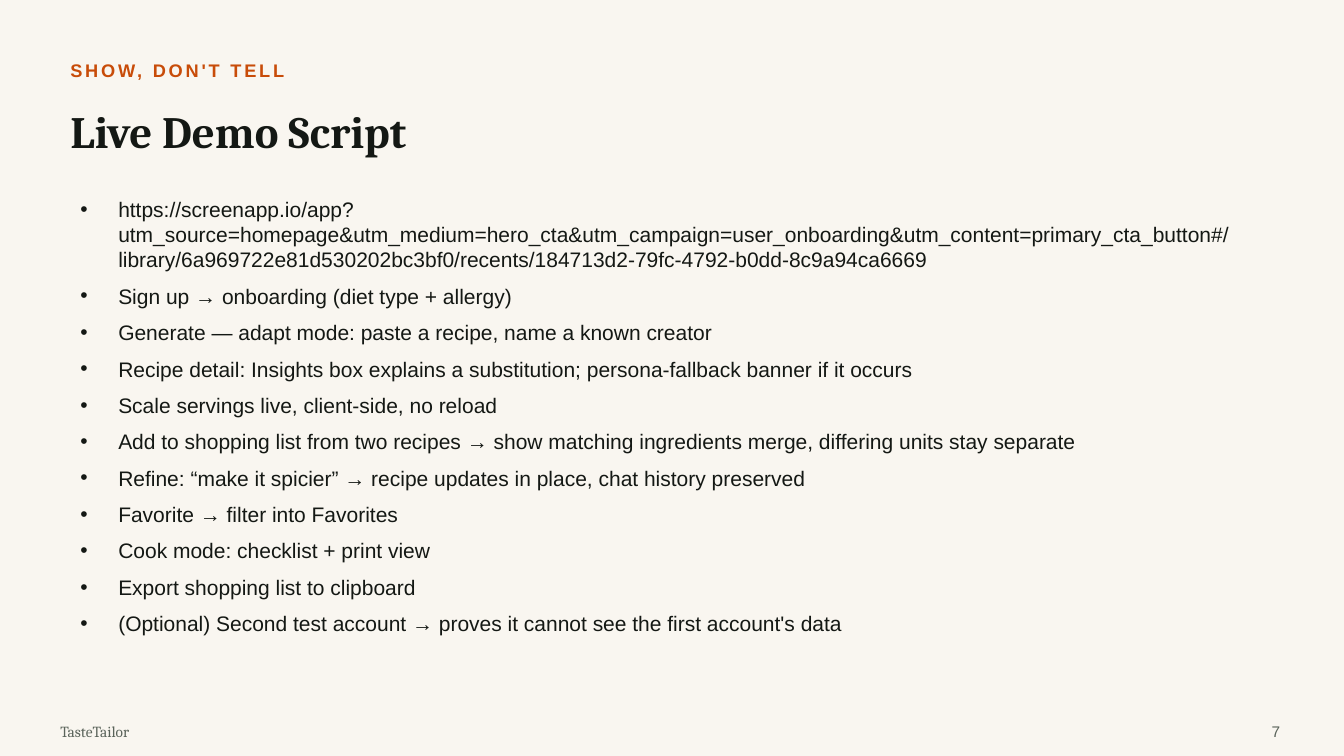
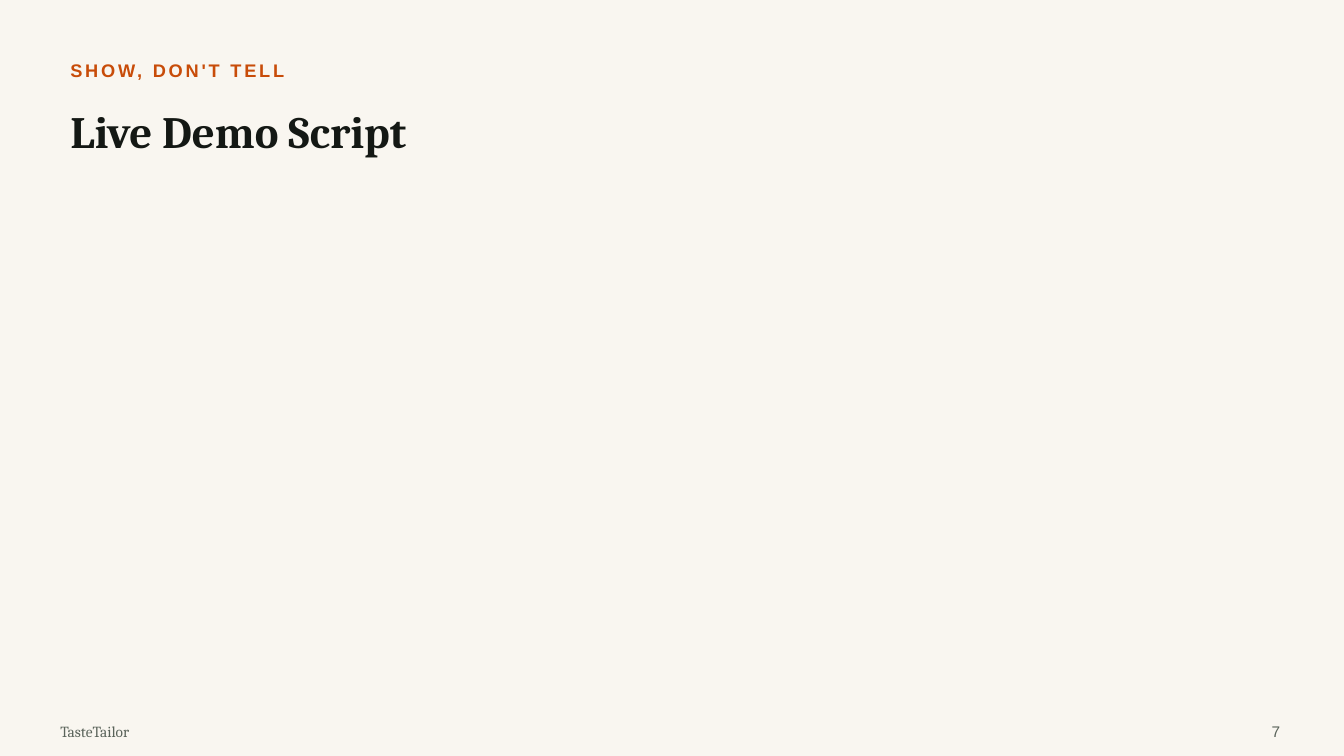
Before and after one commit to nicoleyerushalmi/tastetailor, a slide deck: slide 7 of docs/TasteTailor-Presentation.pptx. Drawn at 1344x756 pixels with LibreOffice and Linux fonts; fonts in the diff are those of the drawing. Boxes give left, top, right and bottom in pixels: in the first picture for what was removed or moved away, otherwise in the second. Text is boxed around its words. In the diff, an @@ line names an element or a change of style, - is before the commit and + after.

Commit message:
presentation update

```diff
--- a/docs/TasteTailor-Presentation.pptx
+++ b/docs/TasteTailor-Presentation.pptx
@@ text removed at [118, 201, 1228, 636] @@
-• https://screenapp.io/app?utm_source=homepage&utm_medium=hero_cta&utm_campaign=user_onboarding&utm_content=primary_cta_button#/library/6a969722e81d530202bc3bf0/recents/184713d2-79fc-4792-b0dd-8c9a94ca6669
-• Sign up → onboarding (diet type + allergy)
-• Generate — adapt mode: paste a recipe, name a known creator
-• Recipe detail: Insights box explains a substitution; persona-fallback banner if it occurs
-• Scale servings live, client-side, no reload
-• Add to shopping list from two recipes → show matching ingredients merge, differing units stay separate
-• Refine: “make it spicier” → recipe updates in place, chat history preserved
-• Favorite → filter into Favorites
-• Cook mode: checklist + print view
-• Export shopping list to clipboard
-• (Optional) Second test account → proves it cannot see the first account's data
```
Also in this commit, not shown: 3 other slides changed.
